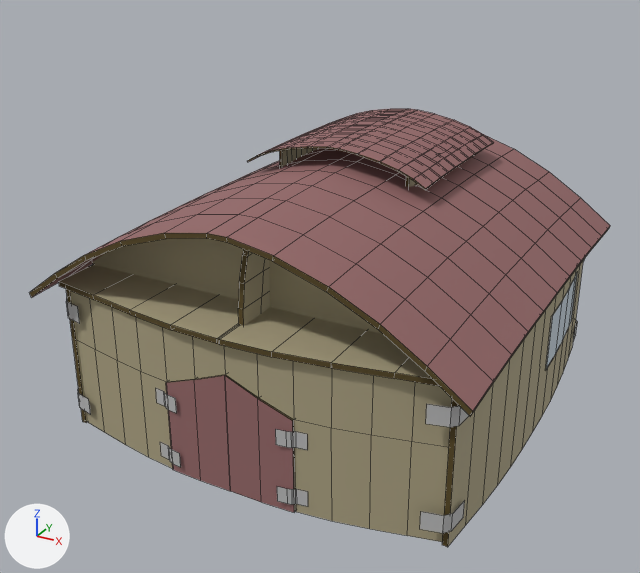
The FBX model Assets/Visual/Model/Buildings/Barn.fbx, before and after one commit.
One viewpoint serves both versions: a camera (50 mm lens) standing at (7.72, -15.18, 8.24) and looking at (-0.25, -0.69, 1.0). Arrows for +X, +Y and +Z are at lower left; the lights stay in place. Mesh edges are drawn as thin lines. Where no turn or scale is listed for an object, it has been applied to the vertices.

Before the edit, the objects in view are built like this:
```python
me_mesh = bpy.data.meshes.new('Mesh')
me_mesh.from_pydata(...)  # 12 vertices, 10 faces; spans x -0.65..0.65, y -0.06..0.06, z -1.18..1.18
# faces by material slot: [4, 6]
me_mesh.materials.append(mat_roof)  # brown #966969
me_mesh.materials.append(mat_cardboardside)  # brown #56471c
me_mesh_001 = bpy.data.meshes.new('Mesh.001')
me_mesh_001.from_pydata(...)  # 12 vertices, 10 faces; spans x -0.65..0.65, y -0.06..0.06, z -1.18..1.18
# faces by material slot: [4, 6]
me_mesh_001.materials.append(mat_roof)  # brown #966969
me_mesh_001.materials.append(mat_cardboardside)  # brown #56471c
me_mesh_002 = bpy.data.meshes.new('Mesh.002')
me_mesh_002.from_pydata(...)  # 1376 vertices, 1190 faces; spans x -4.35..4.35, y -4.61..4.61, z -2.72..2.72
# faces by material slot: [40, 40, 323, 347, 440]
me_mesh_002.materials.append(mat_tape)  # grey #bcbcbc
me_mesh_002.materials.append(mat_window)  # light grey #c7d4de
me_mesh_002.materials.append(mat_cardboardside)  # brown #56471c
me_mesh_002.materials.append(mat_wall)  # beige #aca282
me_mesh_002.materials.append(mat_roof)  # brown #966969
ob_barn = bpy.data.objects.new('Barn', me_mesh_002)
ob_barn.location = (0.0, 0.0, 1.22)
ob_doorl = bpy.data.objects.new('DoorL', me_mesh)
ob_doorl.location = (-0.65, -4.41, -0.32)
ob_doorr = bpy.data.objects.new('DoorR', me_mesh_001)
ob_doorr.location = (0.65, -4.41, -0.32)
```
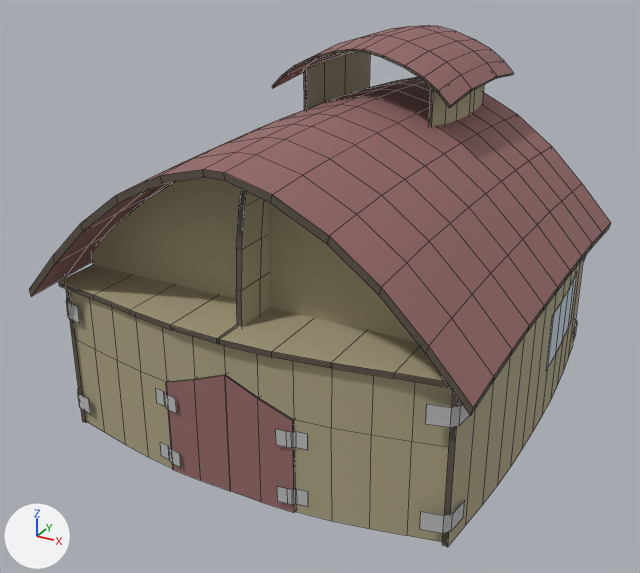
Where the newer file only moved an object's origin or applied its transform, the numbers keep the older frame.

Location of each change, (x1, y1, x2, y2) in pixels of the pictures (640 x 573 px; the box of a moved part takes in the faces that stretch with it):
'Barn', reshaped (19% taller)
    before: (30, 109, 610, 547)
    after: (29, 26, 611, 547)
part 1 of me_mesh_002, moved or reshaped
    before: (93, 238, 383, 334)
    after: (92, 177, 416, 342)
part 2 of me_mesh_002, rebuilt (20% taller)
    before: (30, 135, 610, 417)
    after: (29, 77, 611, 416)
part 3 of me_mesh_002, rebuilt
    before: (238, 250, 270, 326)
    after: (236, 189, 270, 327)
part 4 of me_mesh_002, added (brown)
    after: (272, 26, 513, 108)
part 5 of me_mesh_002, added (brown)
    after: (429, 85, 484, 127)
part 6 of me_mesh_002, added (brown)
    after: (304, 51, 370, 110)
part 7 of me_mesh_002, deleted (brown)
    before: (247, 109, 494, 190)
part 8 of me_mesh_002, deleted
    before: (406, 177, 417, 187)
part 9 of me_mesh_002, deleted
    before: (280, 148, 318, 167)
part 10 of me_mesh_002, moved or reshaped
    before: (546, 273, 577, 370)
    after: (546, 302, 571, 370)

The change, as a list of edits to the scene's bpy script:
```text
Change me_mesh_002:
    used by ob_barn; location = (0.0, 0.0, 1.22)
    remove me_mesh_002.from_pydata(...)  # 1376 vertices, 1190 faces; spans x -4.35..4.35, y -4.61..4.61, z -2.72..2.72
    add me_mesh_002.from_pydata(...)  # 1024 vertices, 835 faces; spans x -4.35..4.35, y -4.61..4.61, z -2.72..4.48
    me_mesh_002 part 1: the loose piece of 28 vertices spanning x -4.0..4.0, y -3.15..-3.05, z 0.25..2.19 is scaled about its middle by (1, 1, 1.45), then moved by (0.0, 0.0, 0.49)
    me_mesh_002 part 2: the loose piece of 264 vertices spanning x -4.35..4.35, y -4.5..4.5, z 0.15..2.28 is rebuilt with 264 vertices and now spans x -4.35..4.35, y -4.5..4.5, z 0.17..3.36
    me_mesh_002 part 3: the loose piece of 164 vertices spanning x 0.0..0.1, y -4.01..3.96, z 0.26..2.04 is rebuilt with 44 vertices and now spans x 0.0..0.1, y -4.05..4.02, z 0.35..3.18
    me_mesh_002 part 4: a new loose piece of 96 vertices spanning x -1.93..1.93, y 0.34..4.14, z 3.44..4.48
    me_mesh_002 part 5: a new loose piece of 24 vertices spanning x 1.36..1.56, y 0.76..3.72, z 2.56..3.83
    me_mesh_002 part 6: a new loose piece of 16 vertices spanning x -1.55..-1.36, y 0.76..3.72, z 2.56..3.83
    me_mesh_002 part 7: the loose piece of 264 vertices spanning x -1.93..1.93, y -0.67..3.13, z 2.14..2.72 is deleted
    me_mesh_002 part 8: the loose piece of 52 vertices spanning x 1.36..1.56, y -0.25..2.71, z 1.11..2.38 is deleted
    me_mesh_002 part 9: the loose piece of 52 vertices spanning x -1.56..-1.36, y -0.25..2.71, z 1.11..2.38 is deleted
    me_mesh_002 part 10: 6 vertices moved from x 3.99..4.01, y 2.41..2.67, z -1.59..-0.39 to x 3.99..4.02, y 2.41..2.67, z -1.59..-0.39; 22 vertices removed from x 3.96..4.17, y 0.53..3.03, z -1.59..-0.39; 22 vertices added at x 3.97..4.18, y 0.53..3.03, z -1.59..-0.39
```
